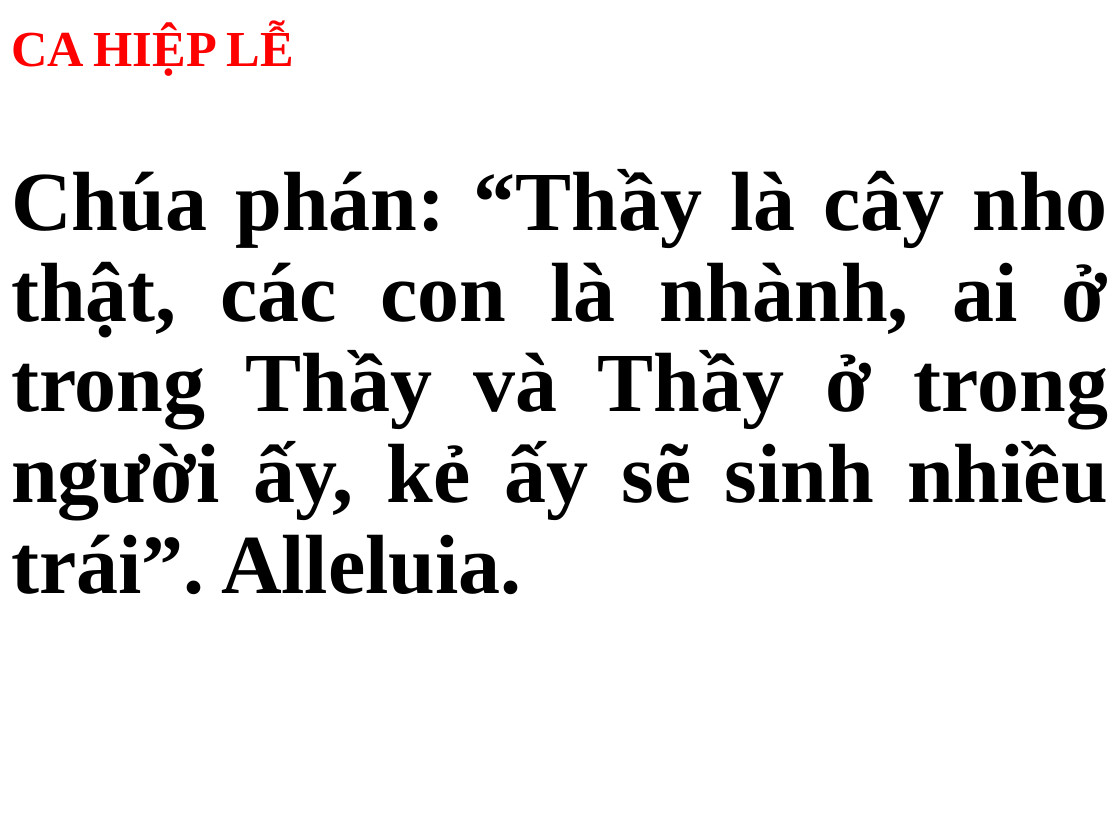
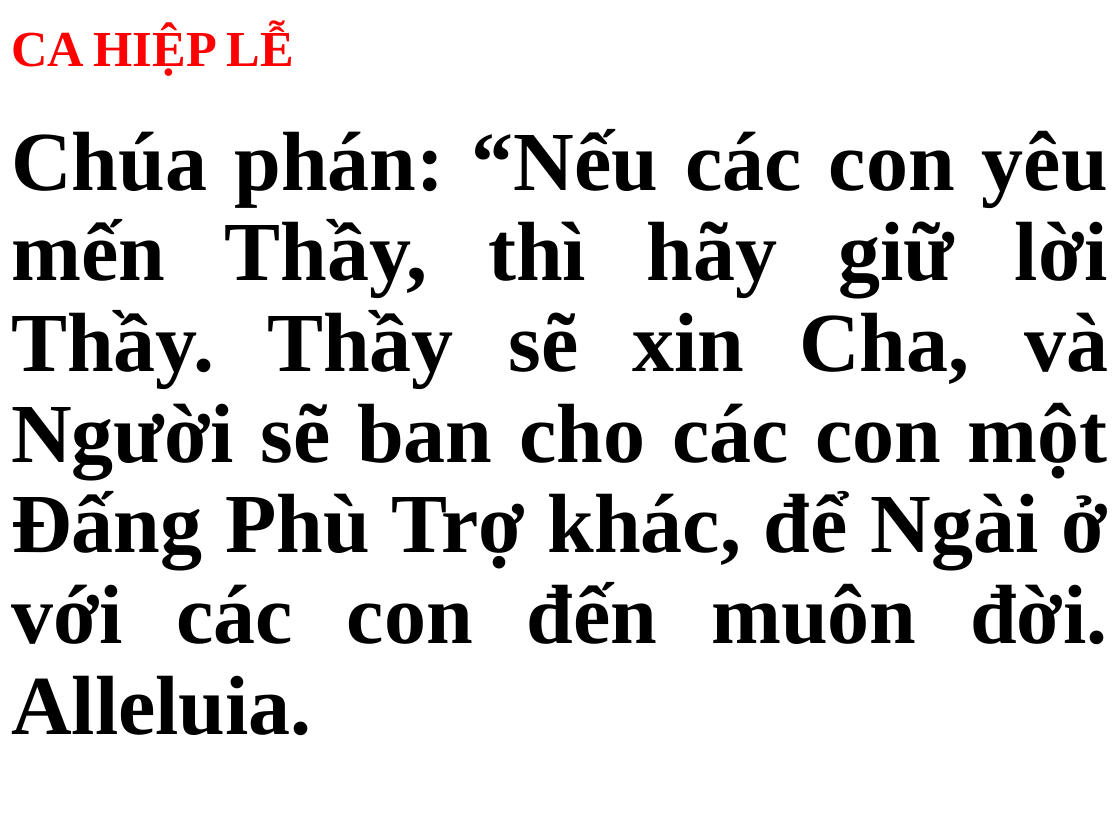
Before and after one commit to webfullstack99/usb-songs, a slide deck: slide 52 of CN.pptx (slide 51 before the commit). Drawn at 1120x840 pixels with LibreOffice and Linux fonts; fonts in the diff are those of the drawing. Boxes give left, top, right and bottom in pixels: in the first picture for what was removed or moved away, otherwise in the second. Text is boxed around its words. In the diff, an @@ line names an element or a change of style, - is before the commit and + after.

```diff
--- a/CN.pptx
+++ b/CN.pptx
@@ subtitle at [11, 129, 1108, 736]: text changed; text colour #1F1F1F to #000000 @@
-Chúa phán: “Thầy là cây nho thật, các con là nhành, ai ở trong Thầy và Thầy ở trong người ấy, kẻ ấy sẽ sinh nhiều trái”. Alleluia.
+Chúa phán: “Nếu các con yêu mến Thầy, thì hãy giữ lời Thầy. Thầy sẽ xin Cha, và Người sẽ ban cho các con một Đấng Phù Trợ khác, để Ngài ở với các con đến muôn đời. Alleluia.
```
Also in this commit, not shown: 27 other slides changed, 36 slides added, 36 slides removed.
